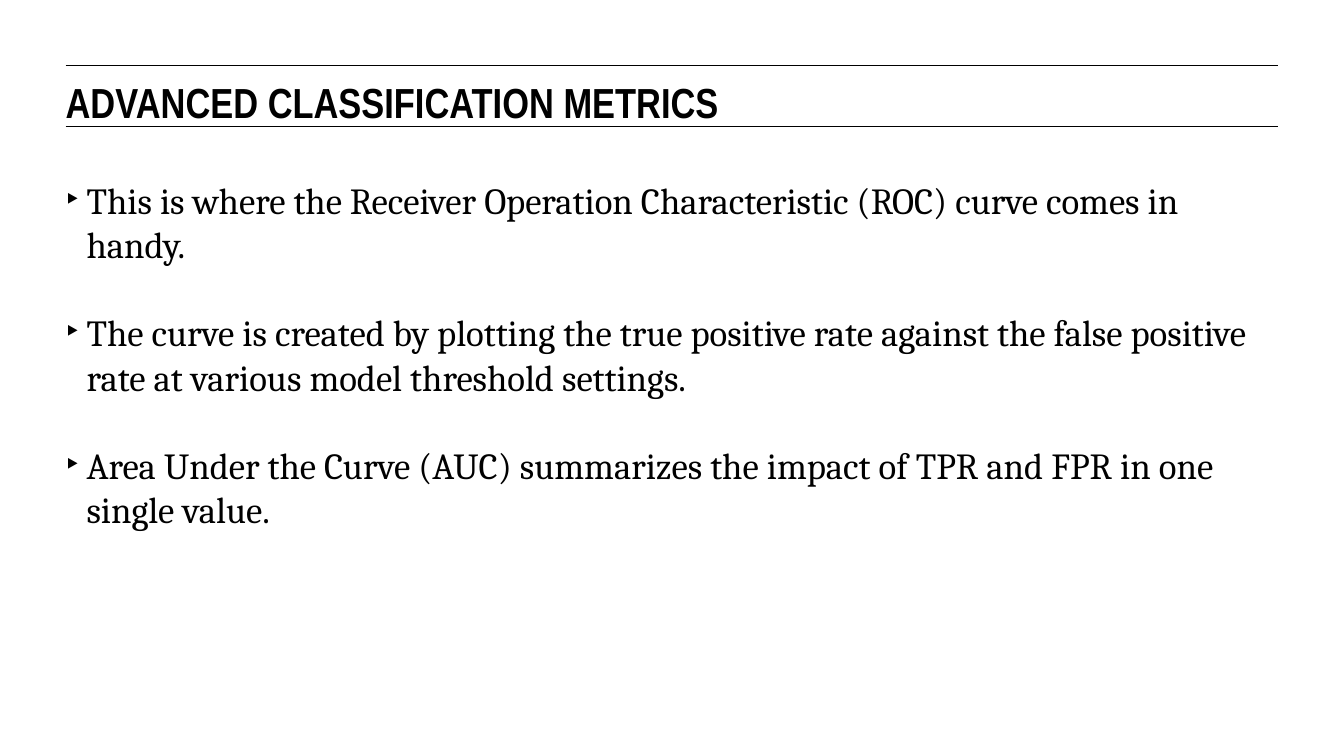
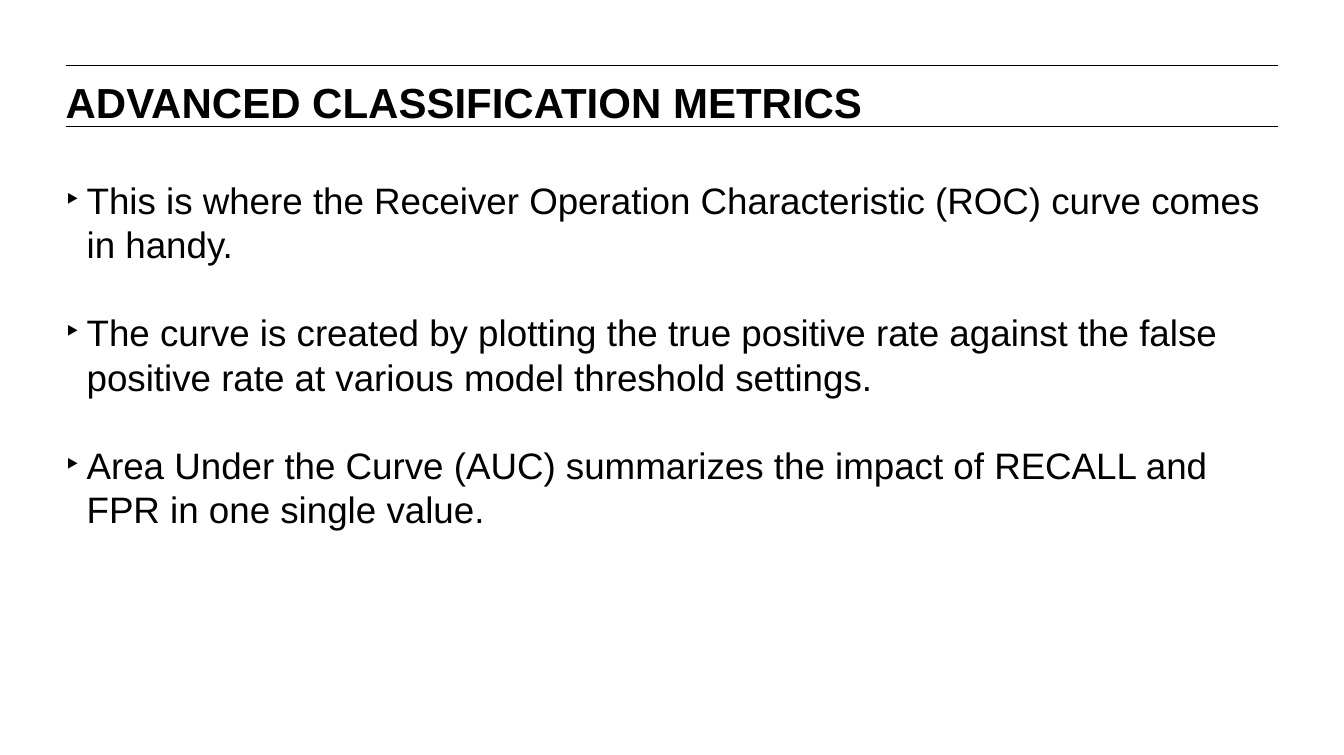
Before and after one commit to matanefron/data-sets, a slide deck: slide 37 of lessons/lesson-9/09-intro-to-logistic-regression.pptx (slide 46 before the commit). Drawn at 1344x755 pixels with LibreOffice and Linux fonts; fonts in the diff are those of the drawing. Boxes give left, top, right and bottom in pixels: in the first picture for what was removed or moved away, otherwise in the second. Text is boxed around its words. In the diff, an @@ line names an element or a change of style, - is before the commit and + after.

```diff
--- a/lessons/lesson-9/09-intro-to-logistic-regression.pptx
+++ b/lessons/lesson-9/09-intro-to-logistic-regression.pptx
@@ text "ADVANCED CLASSIFICATION METRICS" at bbox=[66, 88, 862, 119]: font Arial Narrow to Arial @@
@@ text at bbox=[87, 187, 1259, 398]: font Cambria to Arial in "This is where the Receiver Operation Characteristic ...", "The curve is created by plotting the ..." @@
@@ text at bbox=[87, 452, 1207, 530]: text changed; font Cambria to Arial @@
-‣ Area Under the Curve (AUC) summarizes the impact of TPR and FPR in one single value.
+‣ Area Under the Curve (AUC) summarizes the impact of RECALL and FPR in one single value.
```
Also in this commit, not shown: 46 other slides changed, 8 slides added, 21 slides removed, 9 other files.
